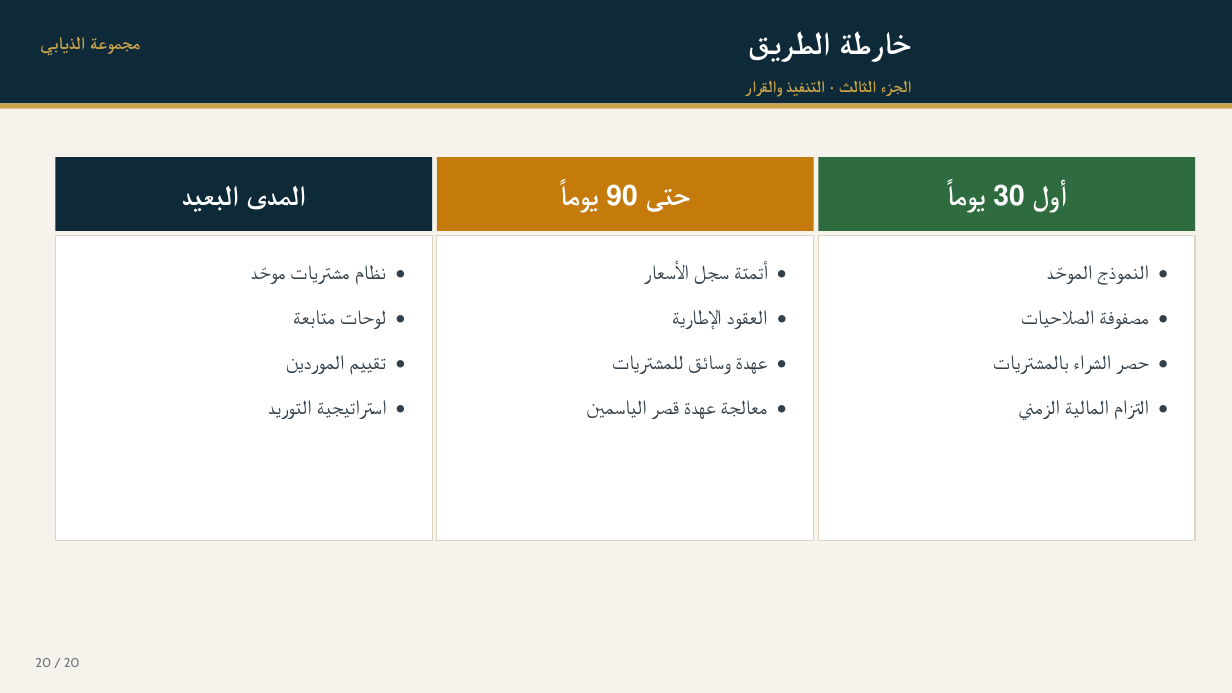
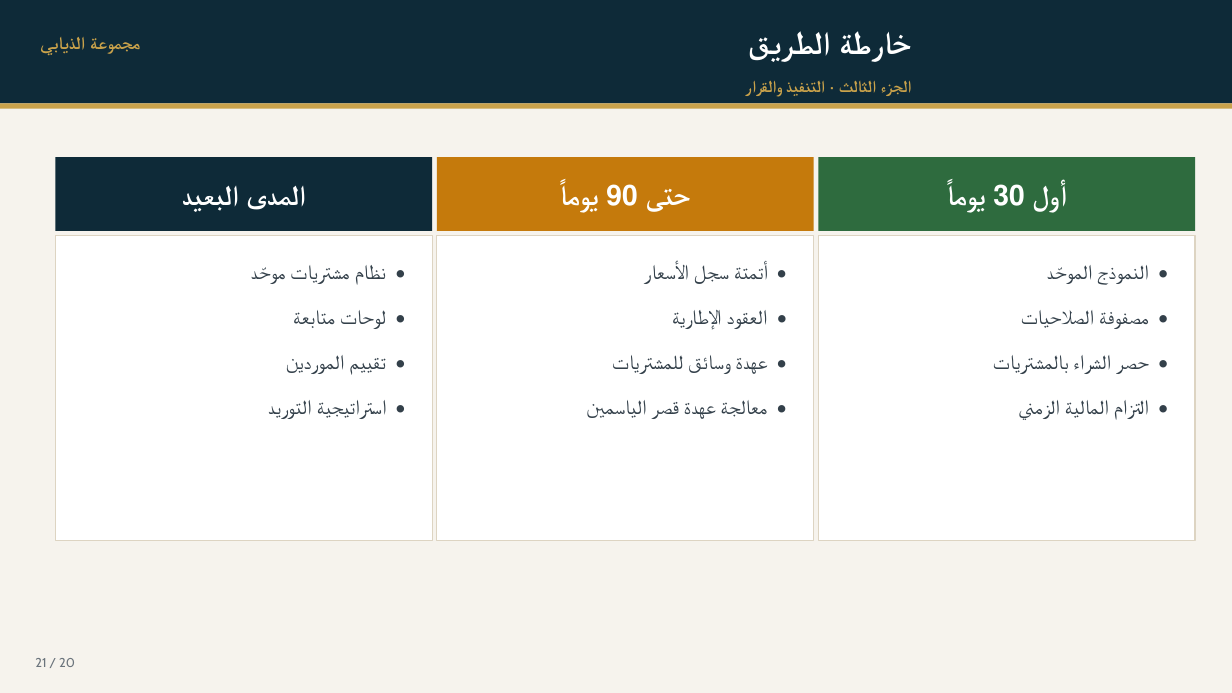
Before and after one commit to 511avolo-dot/MR, a slide deck: slide 21 of docs/procurement-executive-deck.pptx (slide 20 before the commit). Drawn at 1232x693 pixels with LibreOffice and Linux fonts; fonts in the diff are those of the drawing. Boxes give left, top, right and bottom in pixels: in the first picture for what was removed or moved away, otherwise in the second. Text is boxed around its words. In the diff, an @@ line names an element or a change of style, - is before the commit and + after.

```diff
--- a/docs/procurement-executive-deck.pptx
+++ b/docs/procurement-executive-deck.pptx
@@ text at [35,658,75,667]: text changed @@
-20 / 20
+21 / 20
```
Also in this commit, not shown: 10 other slides changed, 1 slide added, 3 other files.
